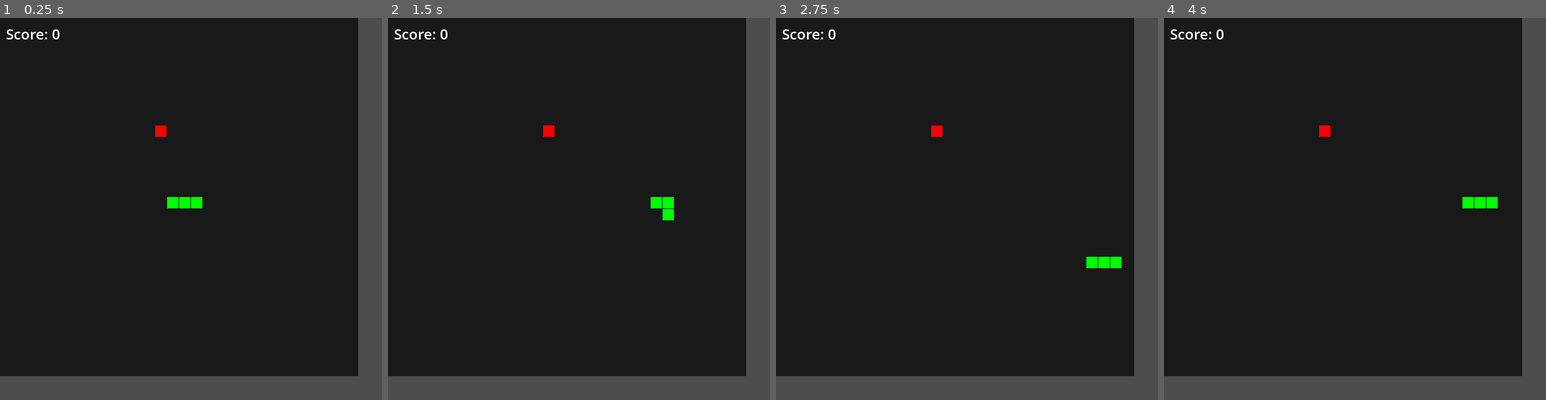
Above: before the commit, frames 1-4 (left to right).
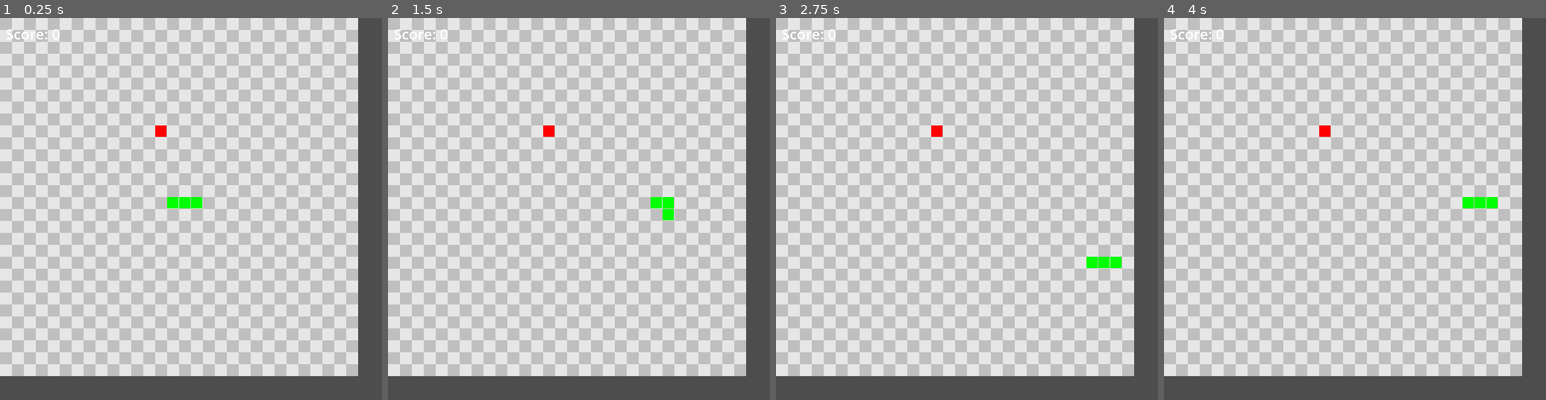
Above: after the commit, the same moments.

Repository: Prince-Leo/godot-snake
Game: Godot game, scene res://scenes/main.tscn
The game is run twice, just before and just after one commit, with the same random seed, the same clock (stepped at 60 frames per second) and the same inputs. The project has no main scene, so this scene is started directly.
Inputs:
- Up to frame 1 (0.25 s): no input
- Up to frame 2 (1.5 s): tap Enter (ui_accept) at 0.5, 0.77, 1.25 s; hold D (move_right) 0.53-1.28 s; hold S (move_down) from 1.28 s (still down)
- Up to frame 3 (2.75 s): tap Enter (ui_accept) at 1.52 s; release S (move_down) at 2.03 s; hold D (move_right) from 2.03 s (still down)
- Up to frame 4 (4 s): release D (move_right) at 2.78 s; hold W (move_up) 2.78-3.53 s; tap Enter (ui_accept) at 3.02, 3.77 s; hold A (move_left) from 3.53 s (still down)

The runs differ from the first frame. In frame 1, 87% of the frame differs, in the area x 0-94%, y 0-94%; in frame 2, 87%; in frame 3, 87%; in frame 4, 87%.

Commit message:
Change background to gray-white checkerboard

Diff:
--- a/scripts/main.gd
+++ b/scripts/main.gd
@@ -19,8 +19,11 @@
 	start_game()
 
 func _draw():
-	# Dark background for the game area
-	draw_rect(Rect2(0, 0, GRID_WIDTH * GRID_SIZE, GRID_HEIGHT * GRID_SIZE), Color(0.1, 0.1, 0.1, 1))
+	# Gray-white checkerboard background
+	for x in range(GRID_WIDTH):
+		for y in range(GRID_HEIGHT):
+			var color = Color(0.75, 0.75, 0.75, 1) if (x + y) % 2 == 0 else Color(0.9, 0.9, 0.9, 1)
+			draw_rect(Rect2(x * GRID_SIZE, y * GRID_SIZE, GRID_SIZE, GRID_SIZE), color)
 
 func start_game():
 	score = 0
